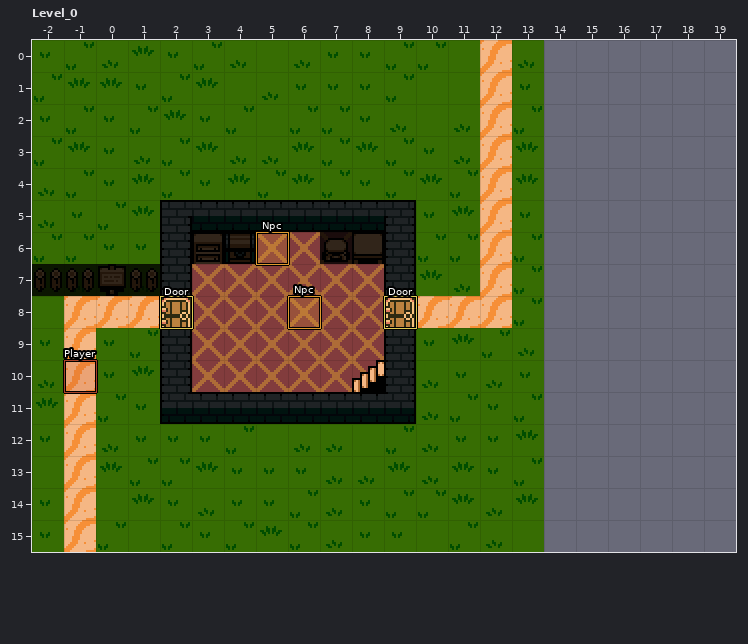
Two states of a LDtk project, assets/maps/demo.ldtk. Above is the file before it was changed.
Cells are 16x16 px. Shown: Level_0 x -2..19, y 0..15. The old version is drawn lined up with the new one.
New version:
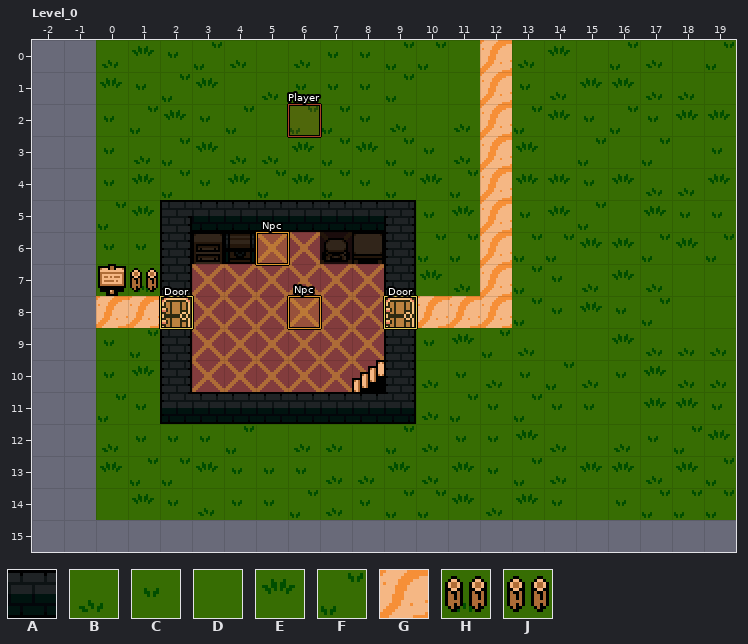
Key: from "Collision": A 1 "Wall"; from "GardenTiles": B 0, C 1, D 2, E 8, F 9, G 37, H 0 under 57, J 2 under 57.
_ is an empty cell, . an unchanged one.
Objects are placed by their top-left corner, in cells (3,4 is the top-left corner of cell 3,4); size is 1x1 cell unless given.
See-through tiles are keyed as they look on the map.
Changes in this commit:
map size 16x16 -> 20x15 cells (old content now starts at -2,0; both pictures use the new coordinates)
--- layer "Tiles"
@@ x -2..19 @@
- 0 CF..............______
- 1 FE..............______
- 2 CF..............______
- 3 FE..............______
- 4 BF..............______
- 5 BC..............______
- 6 FF..............______
- 7 JH..............______
- 8 DG..............______
- 9 CG..............______
-10 BG..............______
-11 EG..............______
-12 CG..............______
-13 DG..............______
-14 CG..............______
-15 CGFDFCFEFBCCDFBD......
+ 0 __..............EDFBDF
+ 1 __..............BEEBBD
+ 2 __..............ECFCEE
+ 3 __..............DFDFDC
+ 4 __..............ECEBBE
+ 5 __..............EFDECC
+ 6 __..............FEEFEF
+ 7 __..............CBEBDD
+ 8 __..............CECFDD
+ 9 __..............DDEBBB
+10 __..............FBCEBB
+11 __..............CCDEEC
+12 __..............BDBCFE
+13 __..............BEEBEF
+14 __..............CDCFFF
+15 ________________......
--- layer "Entities"
+"Player" rectangle at 6,2
-"Player" rectangle at -1,10
--- layer "Collision"
@@ x -2..1 @@
- 7 AAAA
+ 7 ____
